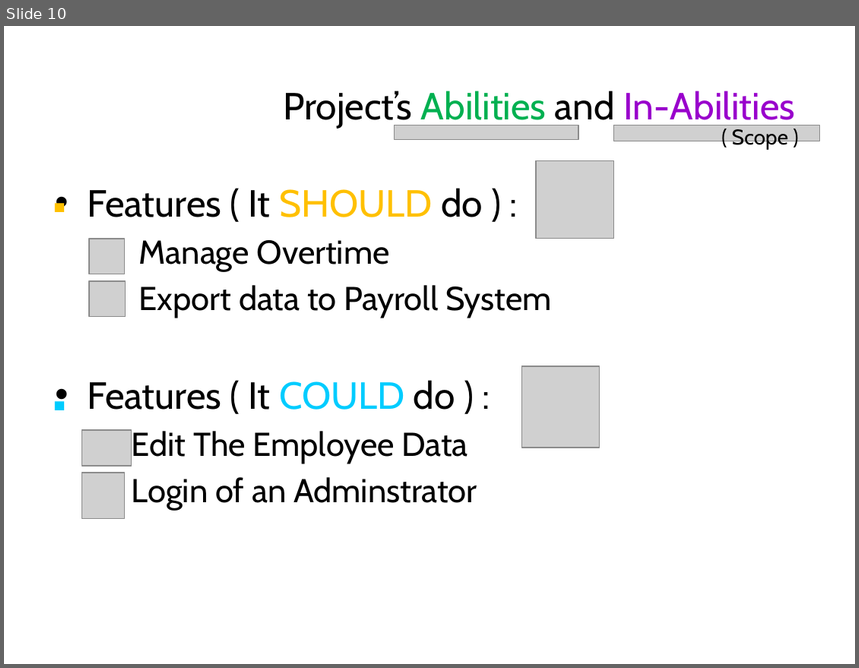
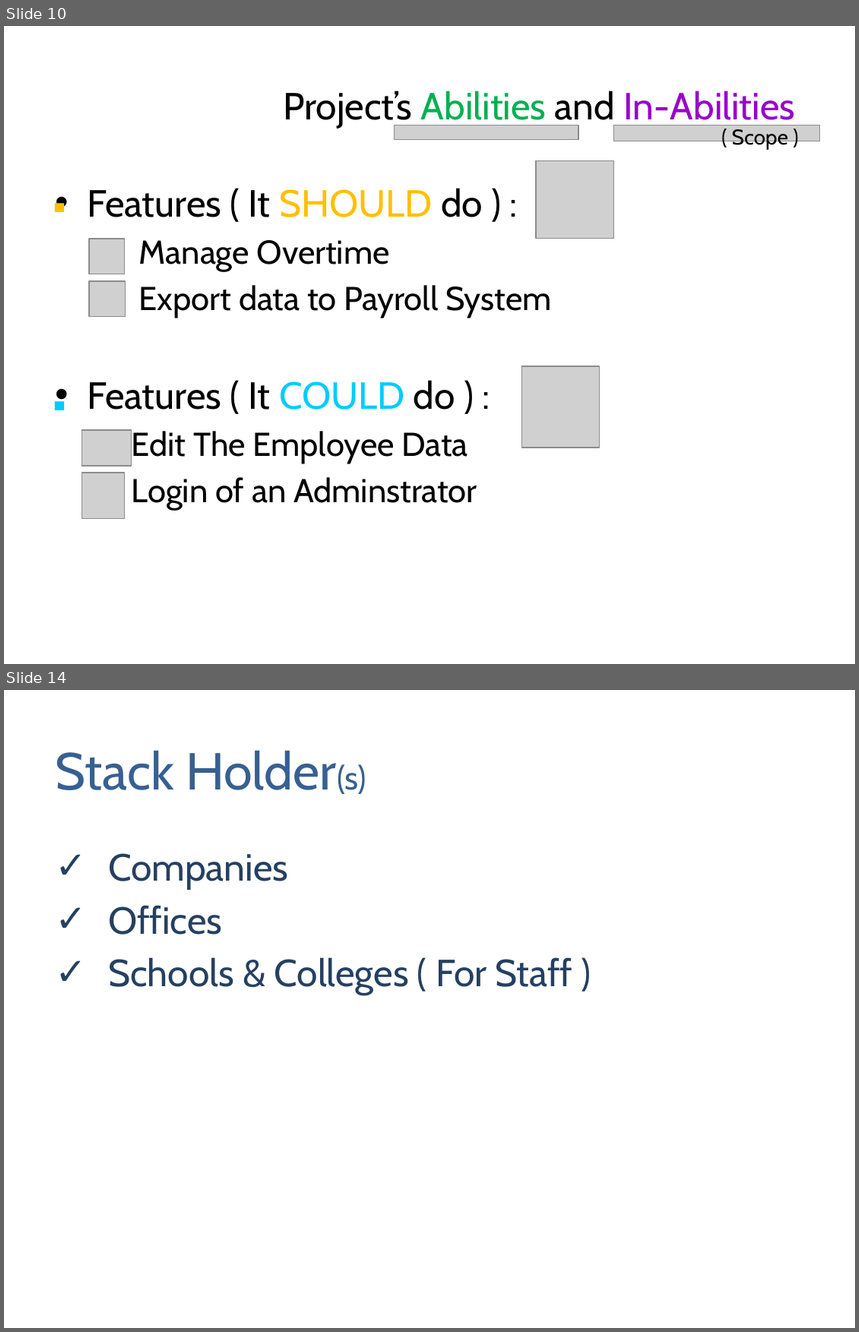
Before and after one commit to AayushShah25/Attendence-By-AI-With-Databse, a slide deck: Automated Attendance System – By AI.pptx. Shown one above the other, each under a label of ours: slide 10 before the commit, slides 10 and 14 after it; the slides between them are not shown. The pictures are 859x668 and 859x1332 pixels, drawn with LibreOffice and Linux fonts; fonts in the diff are those of the drawing; grey boxes stand for pictures. Boxes give left, top, right and bottom in pixels: in the first picture for what was removed or moved away, otherwise in the second. Text is boxed around its words. In the diff, an @@ line names an element or a change of style, - is before the commit and + after.

```diff
--- a/Automated Attendance System – By AI.pptx
+++ b/Automated Attendance System – By AI.pptx
@@ slide 14 added at (x1=4, y1=690, x2=855, y2=1328), background #FFFFFF @@
@@ title added at (x1=55, y1=750, x2=367, y2=794), 44 pt, text #376092 @@
+Stack Holder(s)
@@ text added at (x1=108, y1=853, x2=573, y2=995), 32 pt, text #254061 @@
+✓ Companies
+✓ Offices
+✓ Schools & Colleges ( For Staff )
```
Also in this commit, not shown: 4 slides changed, 2 other slides added, 1 slide removed.
